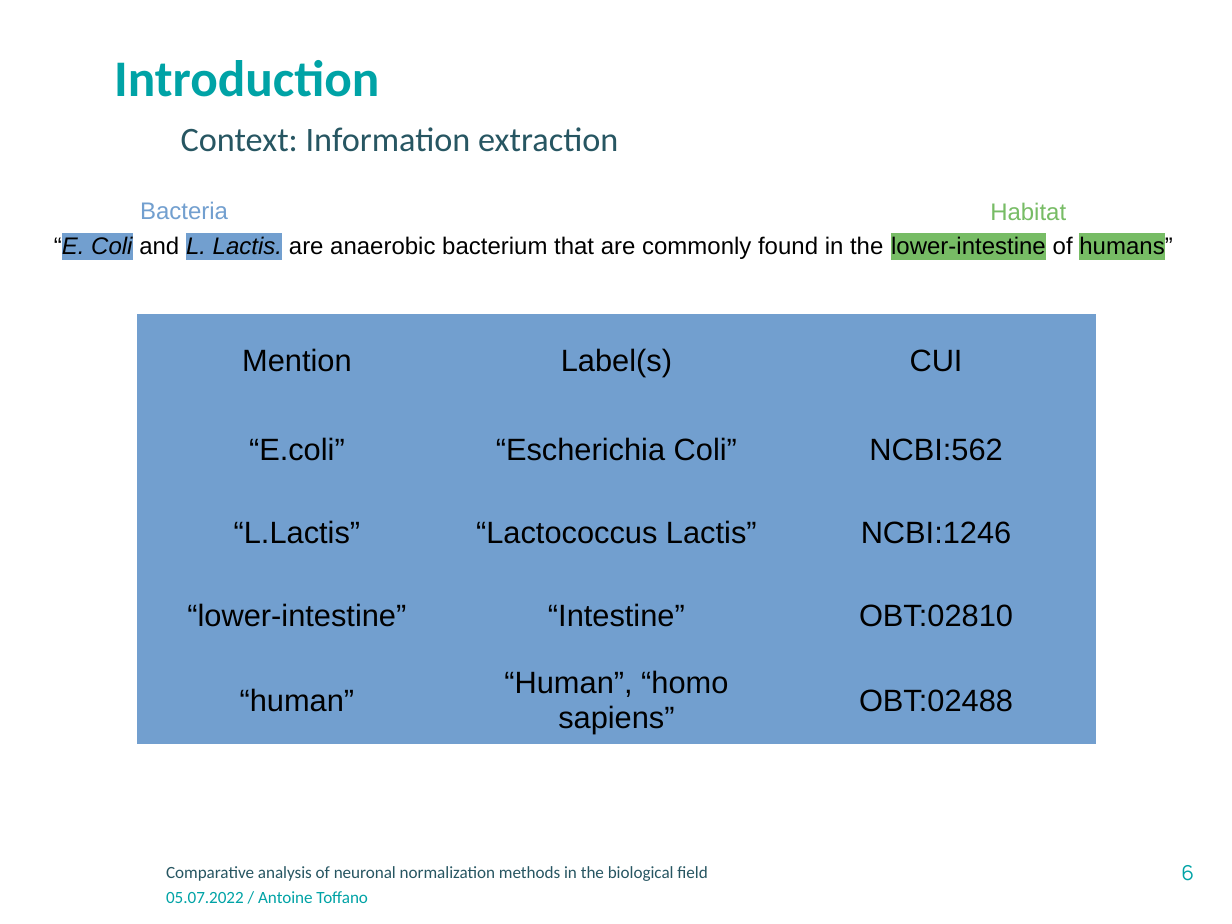
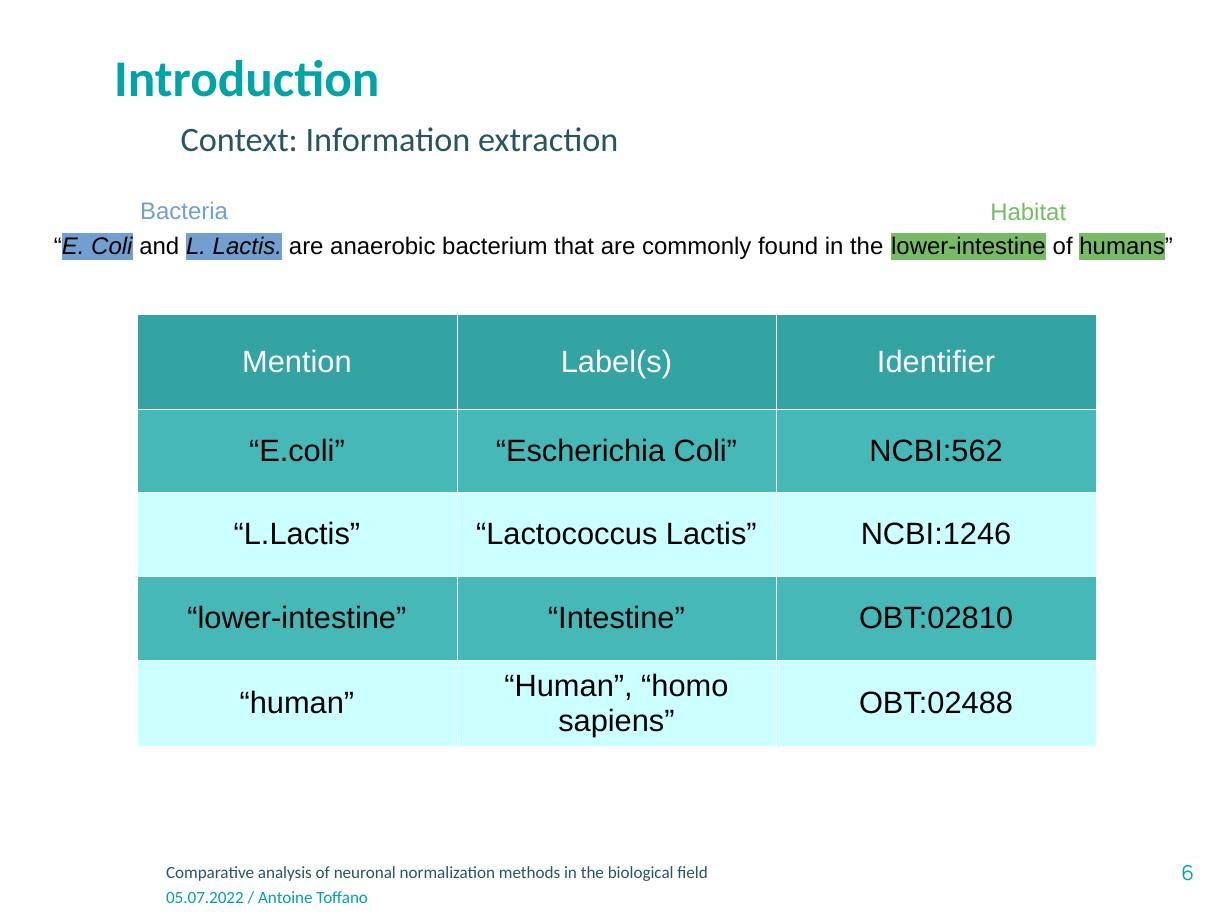
Before and after one commit to atoffano/entity-norm, a slide deck: slide 6 of Presentation-INRAE-format classique_v3.odp. Drawn at 1232x924 pixels with LibreOffice and Linux fonts; fonts in the diff are those of the drawing; background and template pictures are left out. Boxes give left, top, right and bottom in pixels: in the first picture for what was removed or moved away, otherwise in the second. Text is boxed around its words. In the diff, an @@ line names an element or a change of style, - is before the commit and + after.

```diff
--- a/Presentation-INRAE-format classique_v3.odp
+++ b/Presentation-INRAE-format classique_v3.odp
@@ table at box(137, 314, 1095, 744) @@
-row 1, column 3: CUI
+row 1, column 3: Identifier
@@ fill #729FCF to #33A3A3 in row 1 @@
@@ fill #729FCF to #47B8B8 in 6 cells @@
@@ fill #729FCF to #CCFFFF in 6 cells @@
@@ text colour #000000 to #FFFFFF in "Mention", "Label(s)" @@
@@ borders changed @@
```
Also in this commit, not shown: 12 other slides changed, 1 slide added, 1 slide removed, 3 other files.
